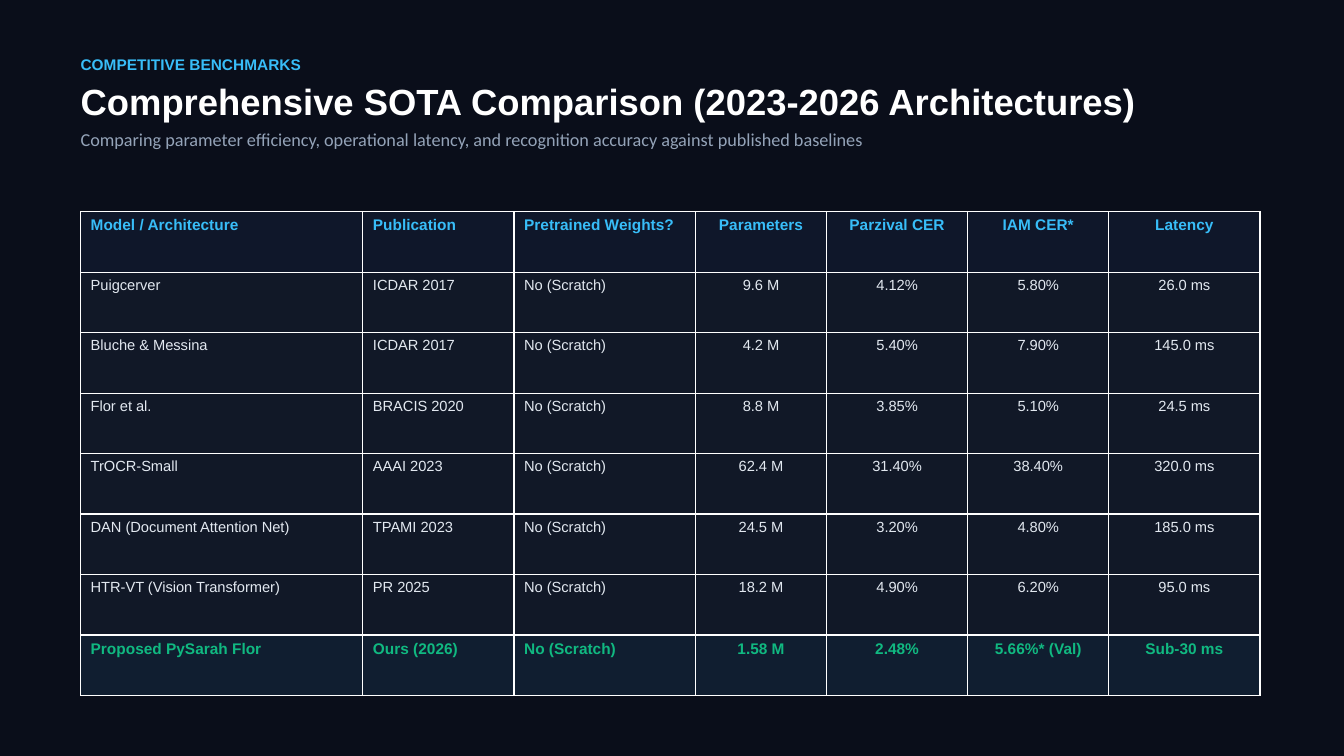
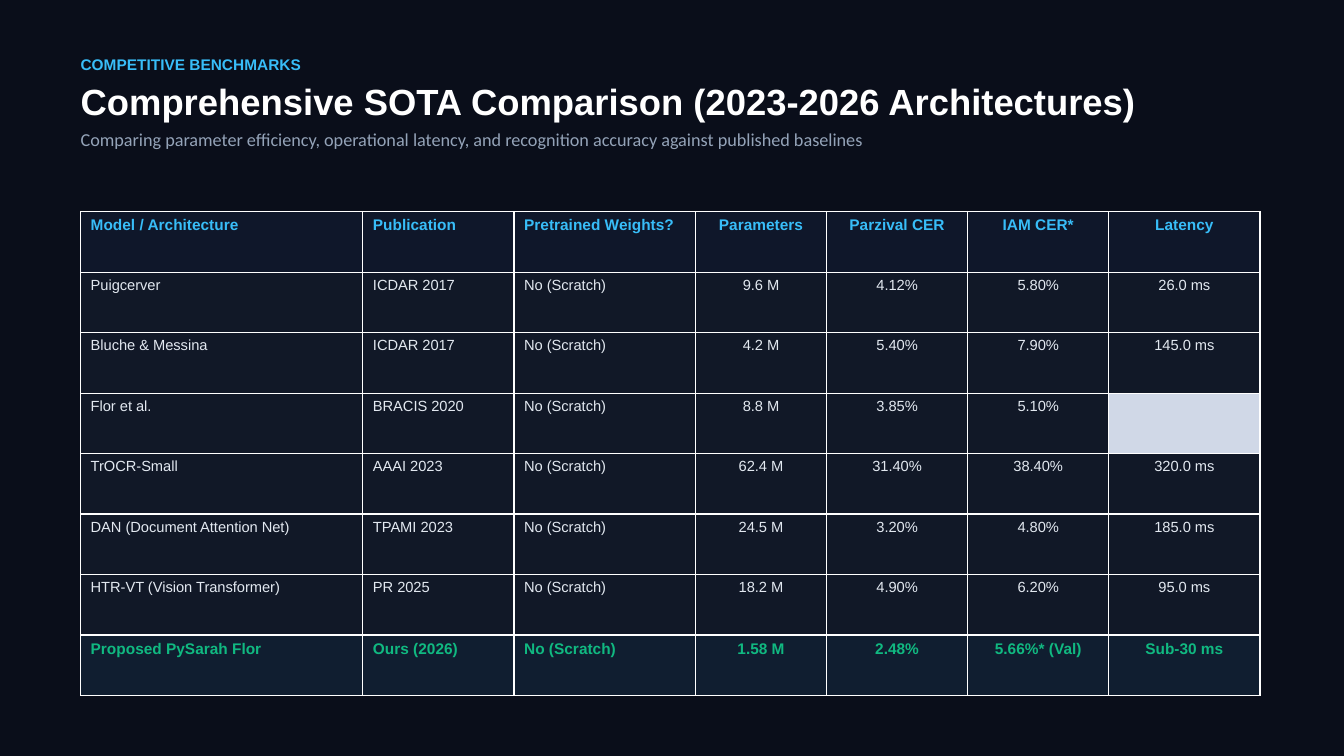
Before and after one commit to Balaji268268/HandwrittenTextRecognition, a slide deck: slide 10 of Handwritten_Text_Recognition_MNC_Keynote.pptx. Drawn at 1344x756 pixels with LibreOffice and Linux fonts; fonts in the diff are those of the drawing. Boxes give left, top, right and bottom in pixels: in the first picture for what was removed or moved away, otherwise in the second. Text is boxed around its words. In the diff, an @@ line names an element or a change of style, - is before the commit and + after.

```diff
--- a/Handwritten_Text_Recognition_MNC_Keynote.pptx
+++ b/Handwritten_Text_Recognition_MNC_Keynote.pptx
@@ table at (x1=81, y1=212, x2=1260, y2=696) @@
-row 4, column 7: 24.5 ms
+row 4, column 7: 
@@ fill #111827 to #D0D8E8 in row 4, column 7 @@
```
Also in this commit, not shown: 1 other slide changed, 7 other files.
